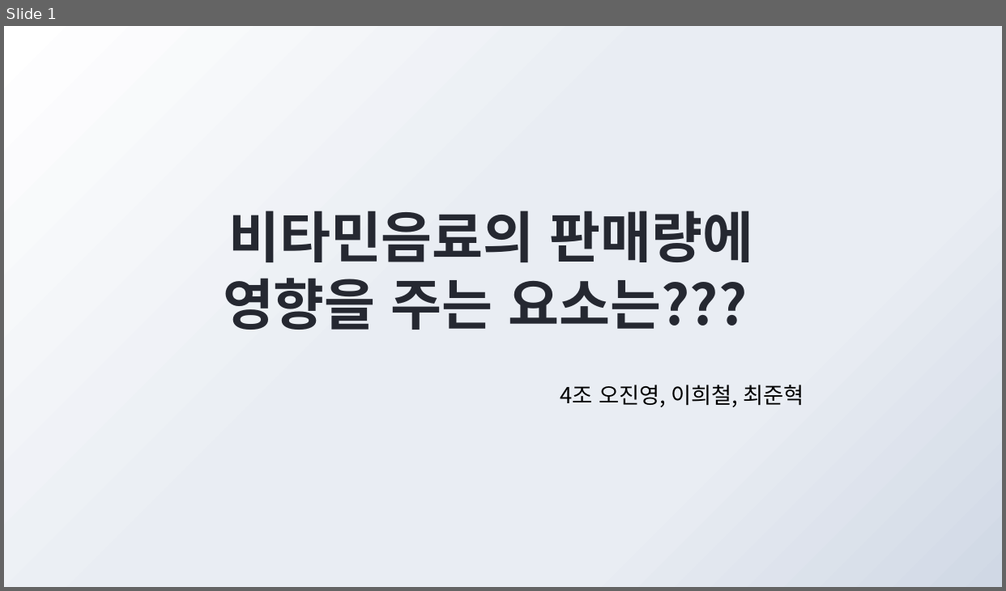
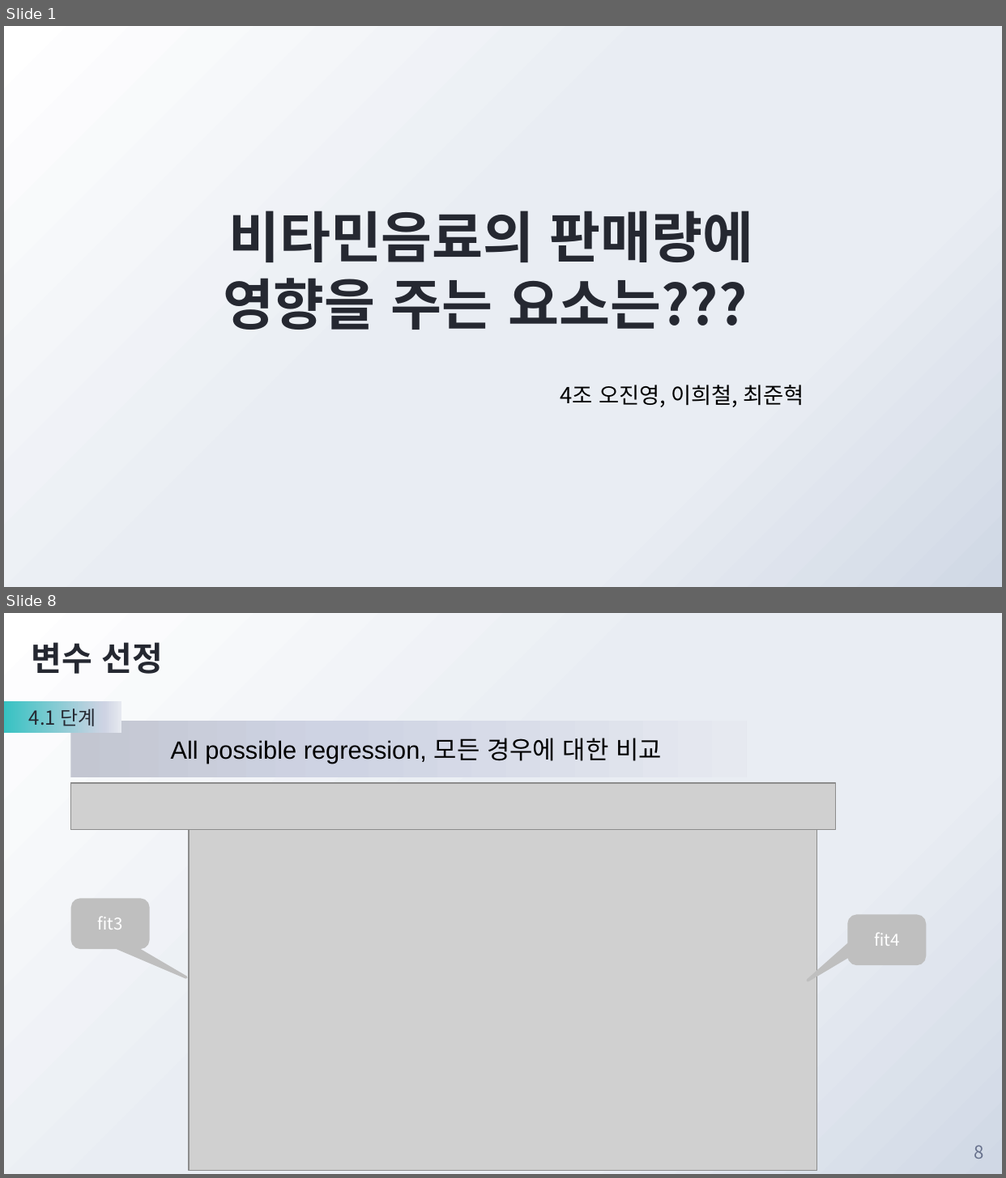
Before and after one commit to JadenChoi94/MachineLearning_Basic, a slide deck: 4조 비타민음료 발표.pptx. Shown one above the other, each under a label of ours: slide 1 before the commit, slides 1 and 8 after it; the slides between them are not shown. The pictures are 1006x591 and 1006x1178 pixels, drawn with LibreOffice and Linux fonts; fonts in the diff are those of the drawing; grey boxes stand for pictures; background and template pictures are left out. Boxes give left, top, right and bottom in pixels: in the first picture for what was removed or moved away, otherwise in the second. Text is boxed around its words. In the diff, an @@ line names an element or a change of style, - is before the commit and + after.

```diff
--- a/4조 비타민음료 발표.pptx
+++ b/4조 비타민음료 발표.pptx
@@ slide 8 added at <box>4,613,1002,1174</box>, background gradient #FFFFFF to #E9EDF3 to #D0D8E5 @@
@@ title added at <box>32,642,164,674</box>, 24 pt, text #252831, bold @@
+변수 선정
@@ rectangle added at <box>4,702,121,733</box>, fill gradient #36C2C2 to #CED3E3 to #E7E9F1, 14 pt, text #252831 @@
+4.1 단계
@@ rectangle added at <box>71,721,747,777</box>, fill gradient #C3C6D1 to #CED3E3 to #E7E9F1, 18 pt, text #000000 @@
+All possible regression, 모든 경우에 대한 비교
@@ picture added at <box>71,782,835,829</box> @@
@@ picture added at <box>189,829,816,1171</box> @@
@@ rounded speech box added at <box>72,900,147,948</box>, fill #BFBFBF, outline #BFBFBF 2 pt, 12 pt, text #FFFFFF @@
+fit3
@@ rounded speech box added at <box>850,917,925,965</box>, fill #BFBFBF, outline #BFBFBF 2 pt, 12 pt, text #FFFFFF @@
+fit4
@@ page number added at <box>974,1145,984,1159</box>, 13 pt, text #68728D @@
+8
```
Also in this commit, not shown: 11 slides changed, 7 other slides added, 2 slides removed, 6 other files.
